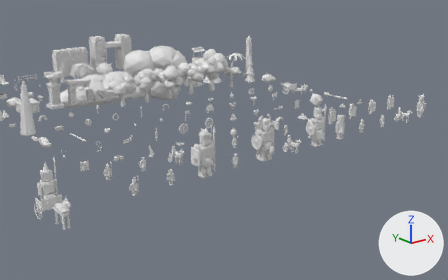
Two versions of the Blender file assets/blender/assets.blend, one commit apart.
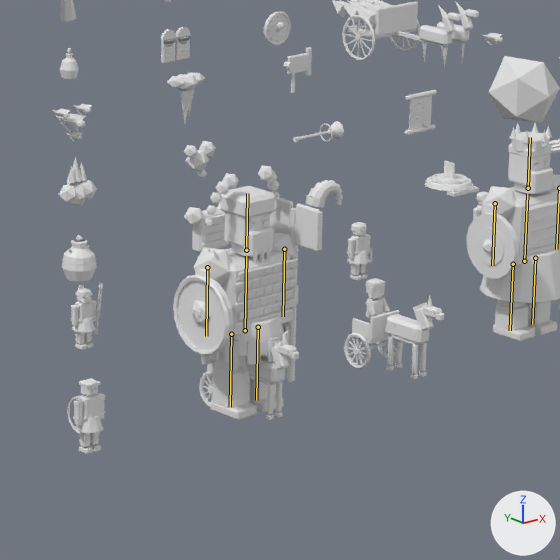
Each version is shown from a 50 mm camera at (-26.7, -46.5, 21.8) aimed at (12.1, 2.0, 2.4), then close up on the part from 49% to 72% of the width and 30% to 67% of the height. Arrows for +X, +Y and +Z are at lower right; the lights stay in place. The older version's two pictures come first. The bones that change, and the others that lie on the model, are drawn over the model as lines in the close-ups.

In view in the first close-up: 'gogue', 'mob_1_mar', 'mob_2_ela', 'mob_2_mar', 'mob_5_ela', 'mob_5_ossos', 'proj_chariot', 'proj_stone', 'rei', 'relic_couraca', 'relic_vaso', 'scroll' and 16 more.
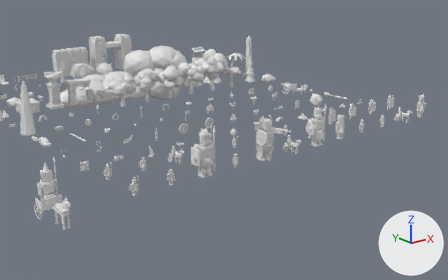
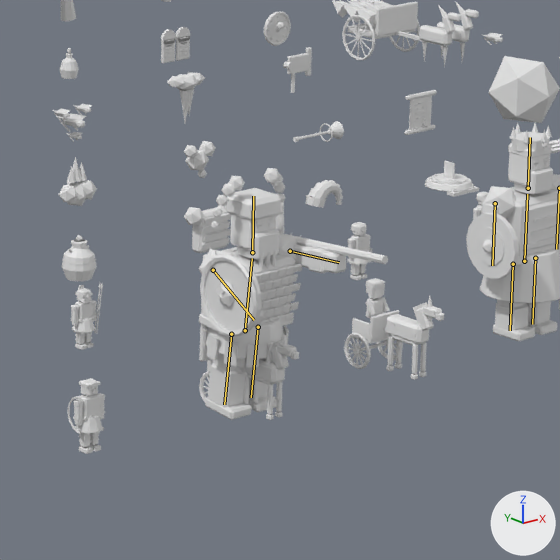
The newer file adds an action. The first version stands in its rest pose; the second is drawn at frame 8 of the action 'gogue_rig|spin'.

Boxes [x1, y1, x2, y2] around the edits, measured in the close-ups (560 x 560 px):
'gogue', posed (26% wider)
    before: [173, 166, 323, 420]
    after: [199, 168, 388, 420]
bone 'hips', root to tip
    before: (245, 330) to (246, 256)
    after: (245, 330) to (252, 258)
bone 'head', root to tip
    before: (246, 250) to (247, 193)
    after: (252, 252) to (253, 196)
bone 'arm.L', root to tip
    before: (207, 267) to (206, 336)
    after: (213, 270) to (254, 320)
bone 'arm.R', root to tip
    before: (284, 249) to (283, 316)
    after: (290, 251) to (339, 262)

Patch to the scene script:
```diff
--- a/assets/blender/assets.blend.py
+++ b/assets/blender/assets.blend.py
@@ bone_hips @@
 bone_hips = bpy.data.objects['gogue_rig'].pose.bones['hips']
-bone_hips.rotation_euler = (0.0, 0.0, 0.0)  # degrees (0, 0, 0)
+bone_hips.rotation_euler = (0.105, 0.0, 0.0)  # degrees (6, 0, 0)
@@ bone_head @@
 bone_head = bpy.data.objects['gogue_rig'].pose.bones['head']  # child of 'hips'
-bone_head.rotation_euler = (0.0, 0.0, 0.0)  # degrees (0, 0, 0)
+bone_head.rotation_euler = (-0.105, 0.0, 0.0)  # degrees (-6, 0, 0)
@@ bone_arm_l @@
 bone_arm_l = bpy.data.objects['gogue_rig'].pose.bones['arm.L']  # child of 'hips'
-bone_arm_l.rotation_euler = (0.0, 0.0, 0.0)  # degrees (0, 0, 0)
+bone_arm_l.rotation_euler = (-1.134, 0.0, 0.0)  # degrees (-65, 0, 0)
@@ bone_arm_r @@
 bone_arm_r = bpy.data.objects['gogue_rig'].pose.bones['arm.R']  # child of 'hips'
-bone_arm_r.rotation_euler = (0.0, 0.0, 0.0)  # degrees (0, 0, 0)
+bone_arm_r.rotation_euler = (-1.745, 0.0, 0.0)  # degrees (-100, 0, 0)
```
